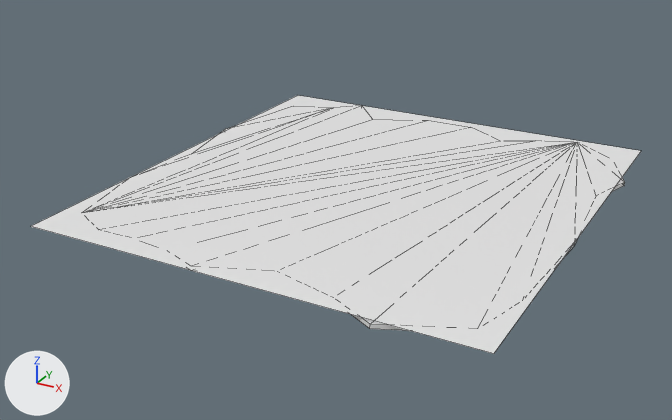
The Blender file models/Blends/arena2.blend as it was, and as the next commit left it.
Rendered twice from a camera (50 mm lens) standing at (19.7, -38.3, 17.7) and looking at (-0.7, -1.2, -0.8). Arrows for +X, +Y and +Z are at lower left; the lights stay in place. Mesh edges are drawn as thin lines.

Objects in the first picture: 'arena2C'.
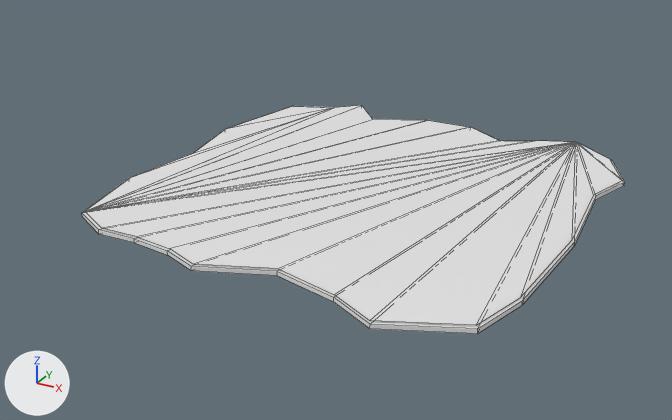
Scene script edits in JSON lines:
```json
{"op": "add", "block": "me_ice_001_1", "code": ["me_ice_001_1 = bpy.data.meshes.new('ice.001')", "me_ice_001_1.from_pydata(...)  # 30 vertices, 24 faces; spans x -11.6..12.2, y -11.4..11.1, z 0.1..2.6"]}
{"op": "set", "path": "ob_arena2c", "old": "bpy.data.objects.new('arena2C', me_plane)", "new": "bpy.data.objects.new('arena2C', me_ice_001_1)"}
{"op": "set", "path": "ob_arena2c.location", "old": "(0.12, 0.3, 0.16)", "new": "(0.0, 0.0, 0.06)"}
{"op": "set", "path": "ob_arena2c.rotation_euler", "old": "(0.0, 0.0, 0.0)", "new": "(0.0, 0.0, 7.854)", "note": "degrees (0, 0, 0) -> degrees (0, 0, 90)"}
{"op": "set", "path": "ob_arena2c.scale", "old": "(11.0, 11.7, 11.5)", "new": "(0.989, 0.989, 0.989)"}
```

What differs and where, as boxes [x1, y1, x2, y2] in the pictures (672 x 420 px):
```json
{"object": "arena2C", "change": "reshaped, moved, turned, rescaled", "before": [31, 95, 641, 354], "after": [85, 105, 622, 325]}
{"object": "arena2.low", "change": "unchanged, uncovered by the edit", "before": [219, 105, 625, 331], "after": [82, 130, 625, 334]}
```
